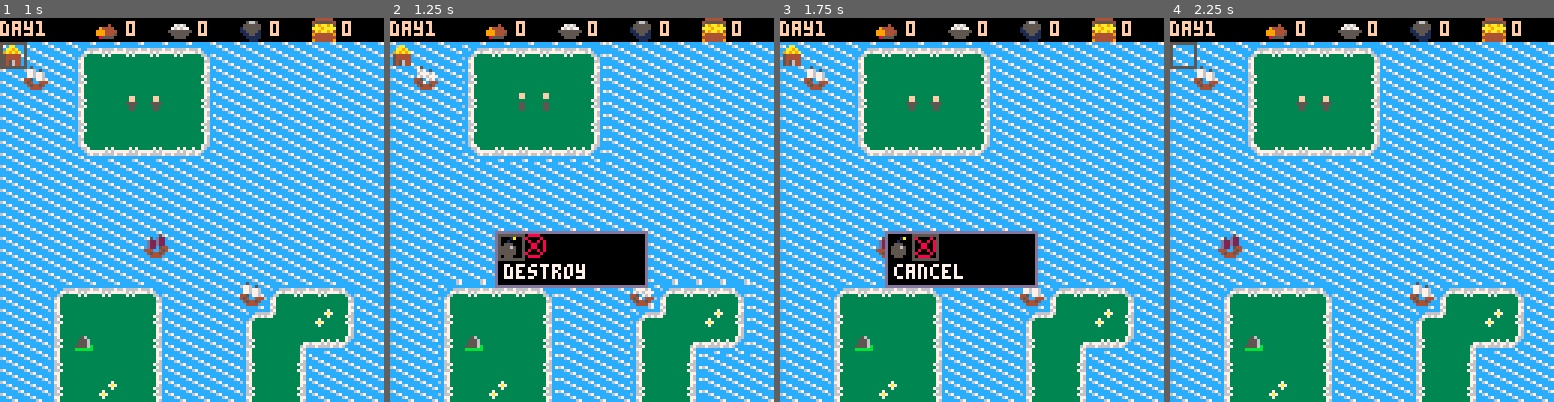
Above: before the commit, frames 1-4 (left to right).
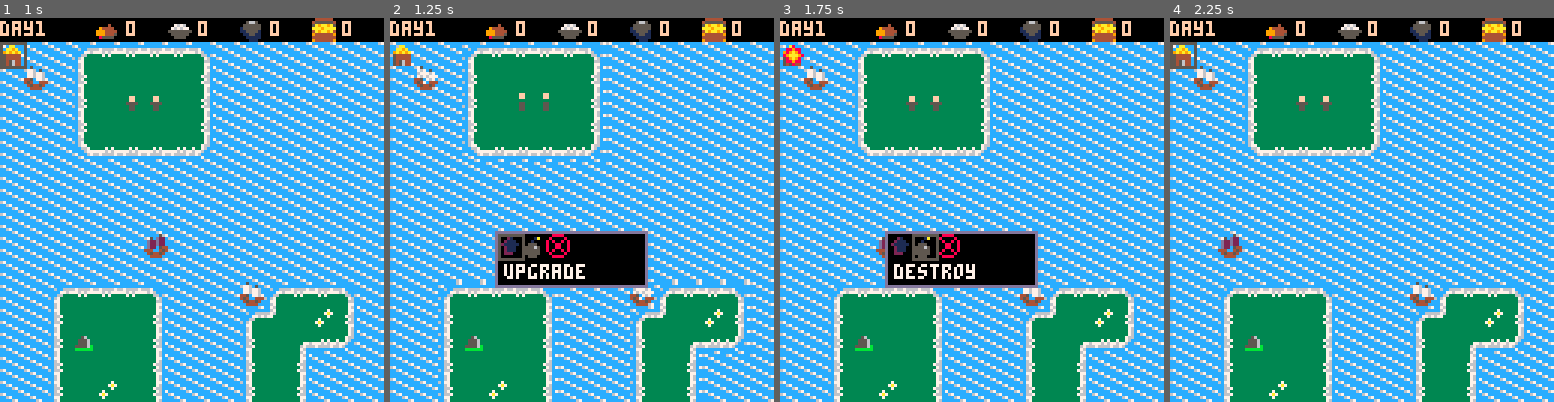
Above: after the commit, the same moments.

Repository: ignoreintuition/archipelago
Game: PICO-8 cartridge archipelago.p8
The game is run twice, just before and just after one commit, with the same random seed, the same clock (stepped at 60 frames per second) and the same inputs.
Inputs:
- Up to frame 1 (1 s): tap X (X key) at 0.33 s; tap O (Z key) at 0.7 s
- Up to frame 2 (1.25 s): tap X (X key) at 1.07 s
- Up to frame 3 (1.75 s): hold Right from 1.6 s (still down); tap O (Z key) at 1.7 s
- Up to frame 4 (2.25 s): tap X (X key) at 1.85 s; release Right at 2.1 s; tap O (Z key) at 2.1 s; hold Up from 2.15 s (still down)

Frame 1 is identical in both runs. In frame 2, 0.8% of the frame differs, in the area x 28-51%, y 56-68%; in frame 3, 1.0%, in the area x 0-51%, y 7-68%; in frame 4, 0.2%.

Commit message:
Added ports.  Added destroy animations.

Diff:
--- a/src/building.lua
+++ b/src/building.lua
@@ -7,7 +7,9 @@
   b.x = x
   b.y = y
   b.active = false
-  if b.spr == farm then
+  b.lvl = 0
+  b.description = spriteDesc[spr]
+  if spr == "farm" then
     food = food + 1
   end
   return b
@@ -20,7 +22,23 @@
 function updateBuilding(b)
 end
 
+function upgradeBuilding(b)
+  b.lvl = b.lvl + 1;
+end
+
 function selectBuilding(b)
   setToolbarActive(true, b.subType)
   return tMode
 end
+
+function buildingDialog(b)
+  dialog(
+    "building info", {
+      b.subType,
+      "level: " .. b.lvl,
+      "coord (" .. b.x .. ", " .. b.y .. ")",
+      b.description
+    },
+    "lg"
+  )
+end
--- a/src/game.lua
+++ b/src/game.lua
@@ -18,9 +18,18 @@
     farm = 24,
     port = 25,
     mine = 26,
-    barracks = 29
+    barracks = 29,
+    port = 30
   }
-
+  spriteDesc = {
+    ship = "travels by sea. \ncan carry cargo \nor passengers.",
+    troop = "travels by land. \nrequires 1 food.",
+    house = "houses families.",
+    farm = "provides food. \nrequires farmers.",
+    port = "build Ships. \nload / unload goods.",
+    mine = "harvest ore",
+    barracks = "train peasants to fight."
+  }
   sMode = 1
   --select
   mMode = 2
--- a/src/sprites.lua
+++ b/src/sprites.lua
@@ -74,10 +74,27 @@
   for i, v in ipairs(activeSprites) do
     if v.type == building then
       if v.x == x and v.y == y then
+        local explosion = 32
         del(activeSprites, v)
+        while explosion <= 34 do
+          spr(explosion, x, y)
+          explosion = explosion + 1
+        end
         return true
       end
     end
   end
   return false
 end
+
+function upgradeSprite(x, y)
+  for i, v in ipairs(activeSprites) do
+    if v.type == building then
+      if v.x == x and v.y == y then
+        upgradeBuilding(v)
+        return true
+      end
+    end
+  end
+  return false
+end
--- a/src/toolbar.lua
+++ b/src/toolbar.lua
@@ -10,26 +10,31 @@
 }
 
 toolbars.house = {
+  { "upgrade", 58 },
   { "destroy", 51 },
   { "cancel", 52 }
 }
 toolbars.farm = {
   { "harvest", 49 },
+  { "upgrade", 58 },
   { "destroy", 51 },
   { "cancel", 52 }
 }
 toolbars.barracks = {
   { "train", 53 },
+  { "upgrade", 58 },
   { "destroy", 51 },
   { "cancel", 52 }
 }
 toolbars.mine = {
   { "mine ore", 50 },
+  { "upgrade", 58 },
   { "destroy", 51 },
   { "cancel", 52 }
 }
 toolbars.port = {
   { "build", 19 },
+  { "upgrade", 58 },
   { "destroy", 51 },
   { "cancel", 52 }
 }
@@ -72,7 +77,7 @@
     if (currTb == "farm") farmTb()
     if (currTb == "mine") mineTb()
     if (currTb == "barracks") barracksTb()
-    -- if (currTb == "port") portTb()
+    if (currTb == "port") portTb()
   elseif btnp(5) then
     setToolbarActive(false)
     mode = sMode
@@ -88,15 +93,19 @@
     addSprite({ "mine", c.x, c.y })
   elseif activeAction == 3 then
     addSprite({ "barracks", c.x, c.y })
-  elseif activeAction == 4 then
+  elseif activeAction == 4then
+    addSprite({ "port", c.x, c.y })
+  elseif activeAction == 5 then
   end
   cleanUpTb()
 end
 
 function houseTb()
   if activeAction == 0 then
+    upgradeSprite(c.x, c.y)
+  elseif activeAction == 1 then
     destroySprite(c.x, c.y)
-  elseif activeAction == 1 then
+  elseif activeAction == 2 then
   end
   cleanUpTb()
 end
@@ -105,8 +114,10 @@
   if activeAction == 0 then
     food = food + 1
   elseif activeAction == 1 then
+    upgradeSprite(c.x, c.y)
+  elseif activeAction == 2 then
     destroySprite(c.x, c.y)
-  elseif activeAction == 2 then
+  elseif activeAction == 3 then
   end
   cleanUpTb()
 end
@@ -115,8 +126,10 @@
   if activeAction == 0 then
     ore = ore + 1
   elseif activeAction == 1 then
+    upgradeSprite(c.x, c.y)
+  elseif activeAction == 2 then
     destroySprite(c.x, c.y)
-  elseif activeAction == 2 then
+  elseif activeAction == 3 then
   end
   cleanUpTb()
 end
@@ -125,8 +138,22 @@
   if activeAction == 0 then
     addSprite({ "troop", c.x, c.y })
   elseif activeAction == 1 then
+    upgradeSprite(c.x, c.y)
+  elseif activeAction == 2 then
     destroySprite(c.x, c.y)
+  elseif activeAction == 3 then
+  end
+  cleanUpTb()
+end
+
+function portTb()
+  if activeAction == 0 then
+    addSprite({ "ship", c.x, c.y })
+  elseif activeAction == 1 then
+    upgradeSprite(c.x, c.y)
   elseif activeAction == 2 then
+    destroySprite(c.x, c.y)
+  elseif activeAction == 3 then
   end
   cleanUpTb()
 end
--- a/src/ui.lua
+++ b/src/ui.lua
@@ -69,9 +69,9 @@
   mode = dMode
   local spr = getSpriteInfo(c.x, c.y)
   if spr.type == unit then
-    dialog("unit info", { "terr " .. spr.terr, "spr " .. spr.spr, "coord (" .. spr.x .. ", " .. spr.y .. ")" }, "lg")
+    unitDialog(spr)
   elseif spr.type == building then
-    dialog("building info", { "spr " .. spr.spr, "coord (" .. spr.x .. ", " .. spr.y .. ")" }, "lg")
+    buildingDialog(spr)
   else
     local tile = getTileInfo(c.x, c.y)
     dialog("tile info", { "tile " .. tile.terr, "coord (" .. c.x .. ", " .. c.y .. ")" }, "lg")
--- a/src/unit.lua
+++ b/src/unit.lua
@@ -1,6 +1,9 @@
 function initUnit(spr, x, y)
   local u = {}
   u.type = unit
+  u.desc = spriteDesc[spr]
+  u.subType = spr
+  u.lvl = 0
   u.spr = sprites[spr]
   u.x = x
   u.y = y
@@ -55,6 +58,21 @@
   return false
 end
 
+function upgradeUnit(u)
+  u.lvl = u.lvl + 1
+end
+
+function unitDialog(u)
+  dialog(
+    "unit info", {
+      "terr " .. u.terr,
+      u.subType,
+      "coord (" .. u.x .. ", " .. u.y .. ")",
+      u.desc
+    }, "lg"
+  )
+end
+
 function canTravel(u, x, y)
   return fget(u.spr, u.terr) == fget(mget(x, y), u.terr)
 end
Not shown, changed: 19 lines of the sprite sheet (__gfx__) section of archipelago.p8
